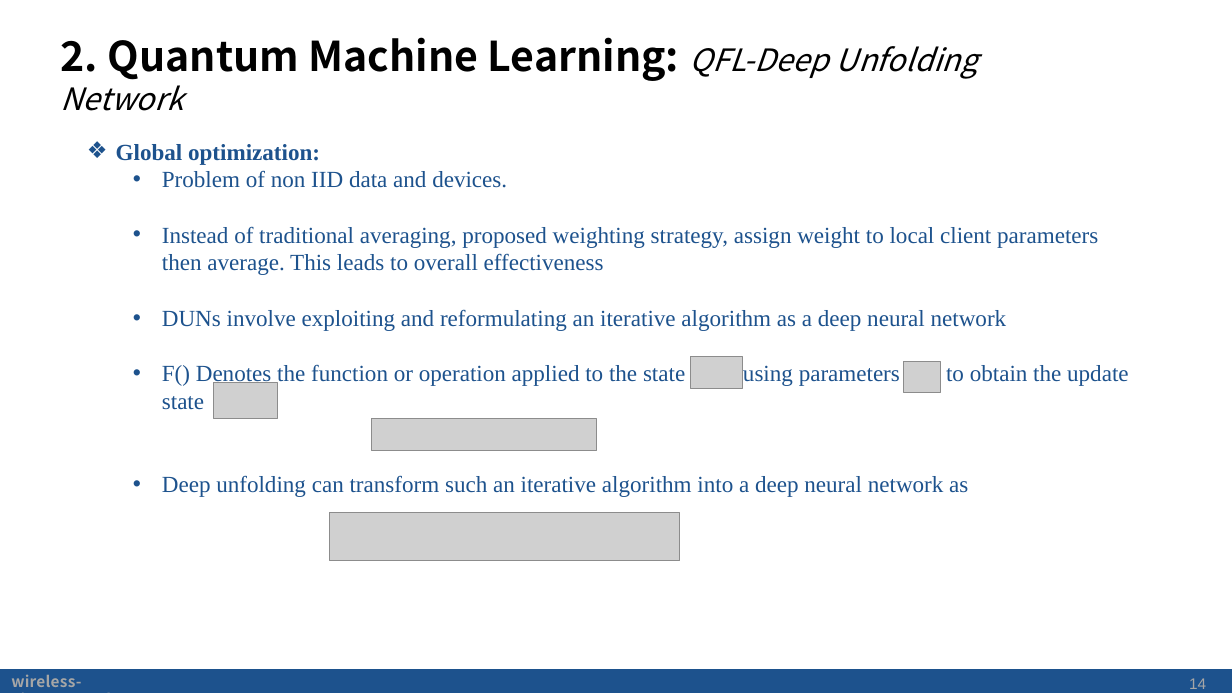
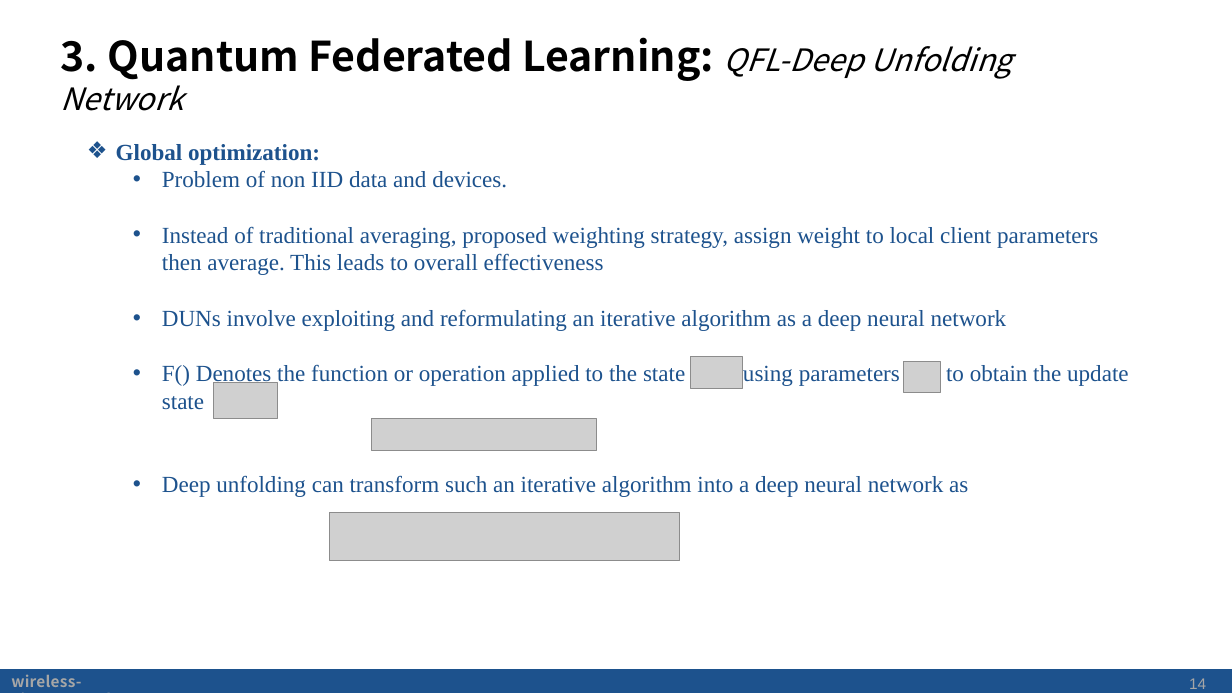
Before and after one commit to BINH2702/QFL-Present, a slide deck: slide 14 of Federated Learning- Nguyen Trong Binh (2).pptx. Drawn at 1232x693 pixels with LibreOffice and Linux fonts; fonts in the diff are those of the drawing; grey boxes stand for pictures; background and template pictures are left out. Boxes give left, top, right and bottom in pixels: in the first picture for what was removed or moved away, otherwise in the second. Text is boxed around its words. In the diff, an @@ line names an element or a change of style, - is before the commit and + after.

```diff
--- a/Federated Learning- Nguyen Trong Binh (2).pptx
+++ b/Federated Learning- Nguyen Trong Binh (2).pptx
@@ title at <box>61,37,1012,111</box>: text changed @@
-2. Quantum Machine Learning: QFL-Deep Unfolding Network
+3. Quantum Federated Learning: QFL-Deep Unfolding Network
```
Also in this commit, not shown: 6 other slides changed, 1 slide added.
